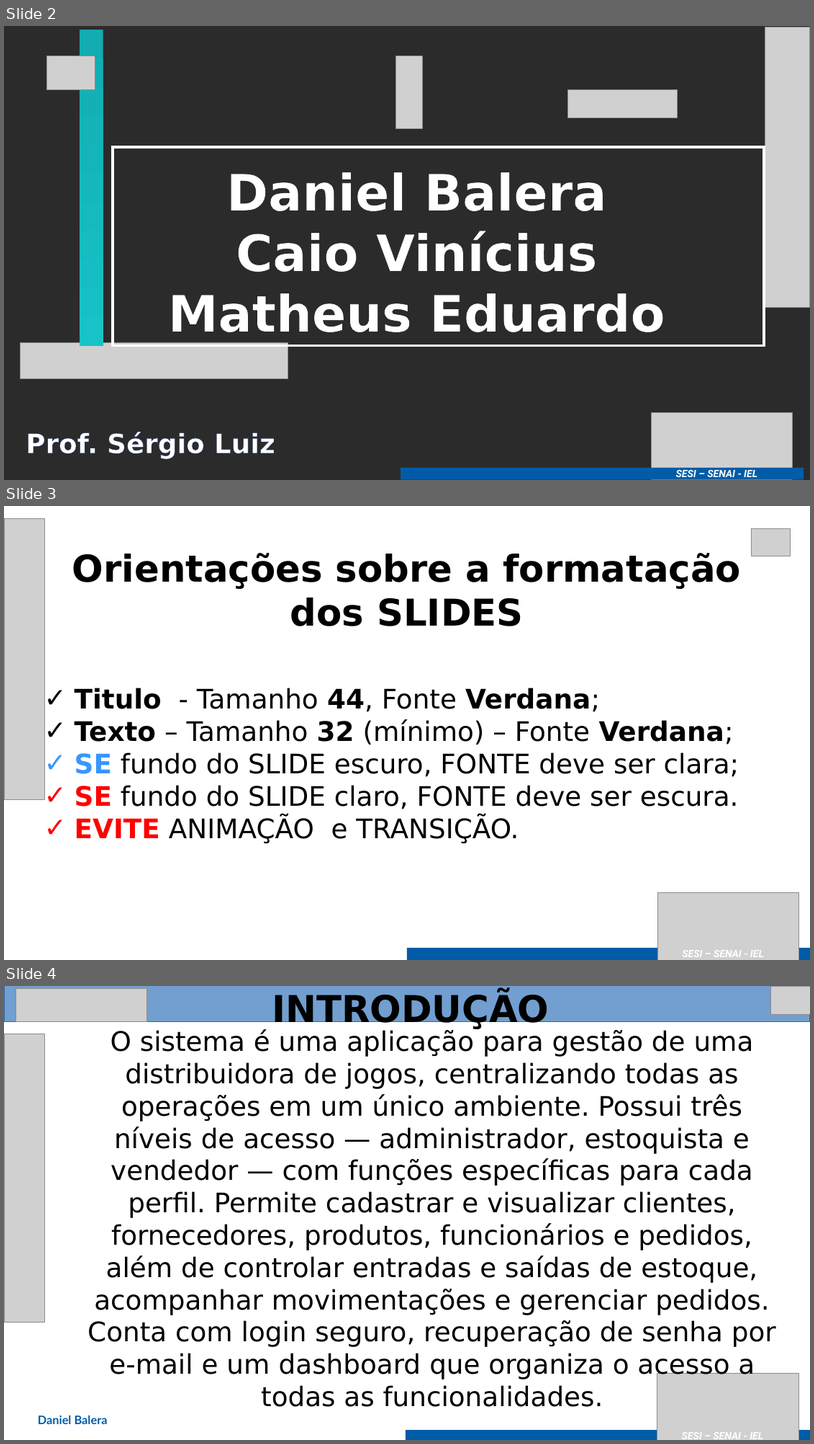
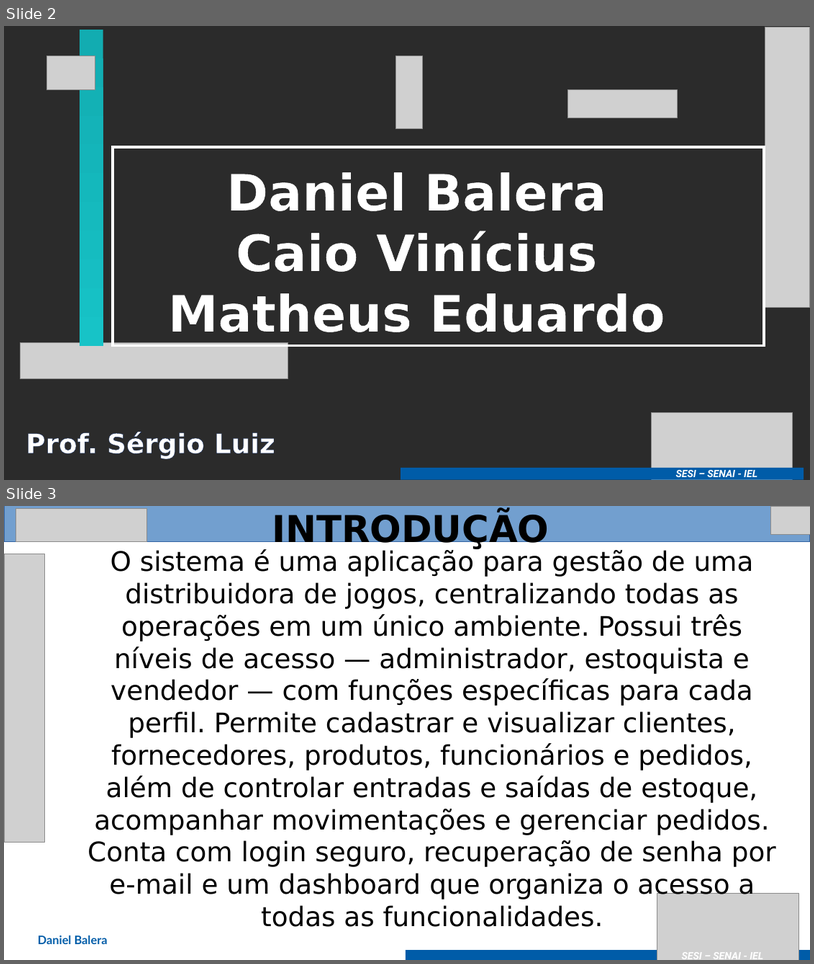
Before and after one commit to Caioairesd/Projeto-Senai-Atlas, a slide deck: apresentação/2025_Modelo Apresentação Senai - SA.pptx. Shown one above the other, each under a label of ours: slides 2, 3 and 4 before the commit, slides 2 and 3 after it. The pictures are 814x1444 and 814x964 pixels, drawn with LibreOffice and Linux fonts; fonts in the diff are those of the drawing; grey boxes stand for pictures; background and template pictures are left out; a plain dark background stands for a picture behind light text. Boxes give left, top, right and bottom in pixels: in the first picture for what was removed or moved away, otherwise in the second. Text is boxed around its words. In the diff, an @@ line names an element or a change of style, - is before the commit and + after.

```diff
--- a/apresentação/2025_Modelo Apresentação Senai - SA.pptx
+++ b/apresentação/2025_Modelo Apresentação Senai - SA.pptx
@@ slide 3 removed at [4,506,810,960], background #FFFFFF @@
@@ picture removed at [4,519,44,800] @@
@@ picture removed at [751,529,791,556] @@
@@ text removed at [72,553,741,626] @@
-Orientações sobre a formatação dos SLIDES
@@ text removed at [75,687,740,843] @@
-✓ Titulo - Tamanho 44, Fonte Verdana;
-✓ Texto – Tamanho 32 (mínimo) – Fonte Verdana;
-✓ SE fundo do SLIDE escuro, FONTE deve ser clara;
-✓ SE fundo do SLIDE claro, FONTE deve ser escura.
-✓ EVITE ANIMAÇÃO e TRANSIÇÃO.
@@ picture removed at [658,893,799,960] @@
@@ rectangle removed at [407,947,810,960] @@
@@ text removed at [682,950,764,957] @@
-SESI – SENAI - IEL
@@ what was slide 4 is now slide 3 @@
```
Also in this commit, not shown: 4 slides changed, 1 other slide removed, 1 other file.
